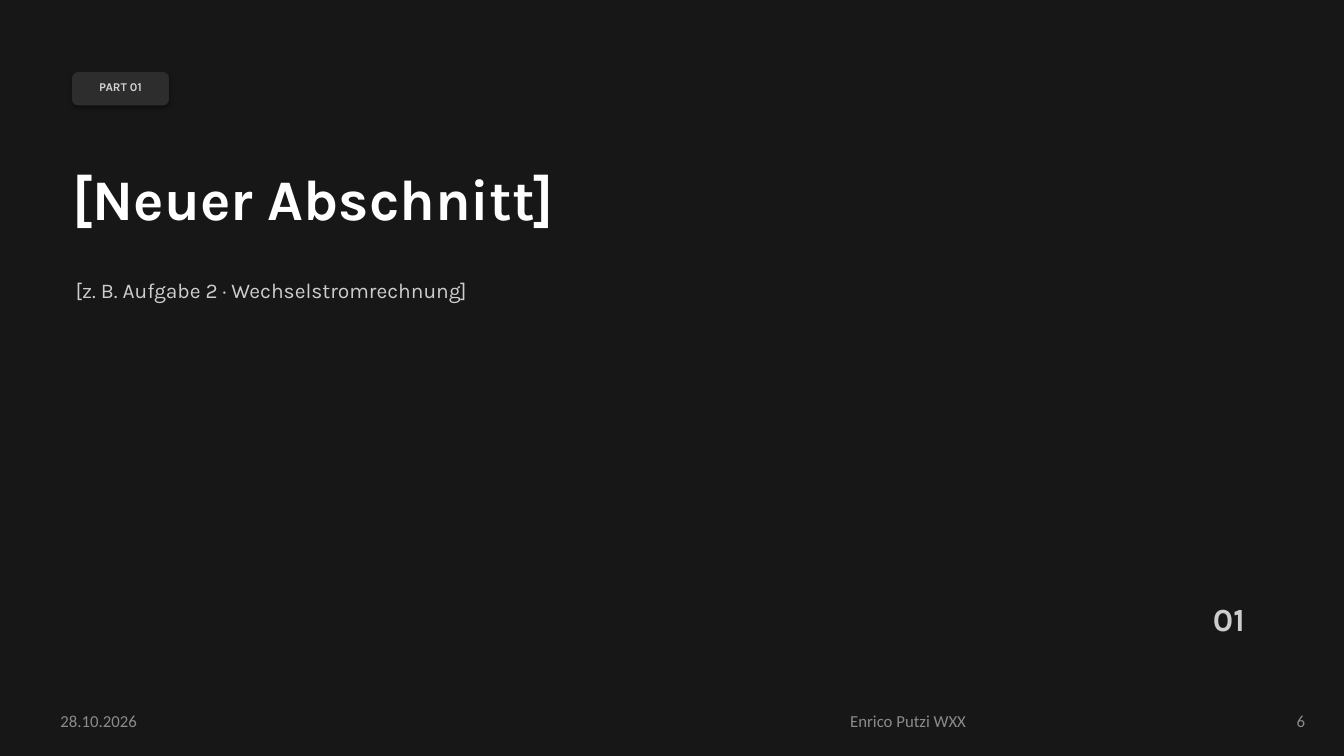
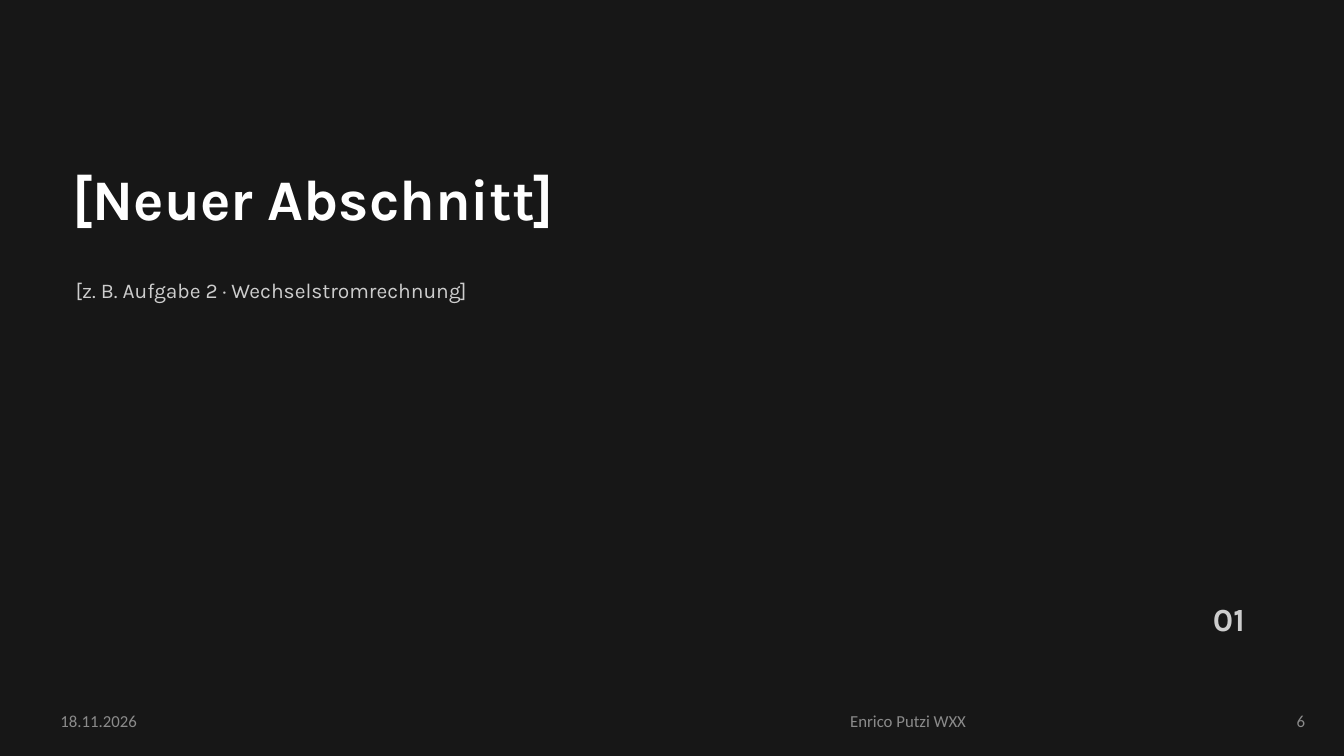
Before and after one commit to eputzi/eputzi.github.io, a slide deck: slide 6 of courses/nus1/files/slides/template.pptx. Drawn at 1344x756 pixels with LibreOffice and Linux fonts; fonts in the diff are those of the drawing. Boxes give left, top, right and bottom in pixels: in the first picture for what was removed or moved away, otherwise in the second. Text is boxed around its words. In the diff, an @@ line names an element or a change of style, - is before the commit and + after.

```diff
--- a/courses/nus1/files/slides/template.pptx
+++ b/courses/nus1/files/slides/template.pptx
@@ rounded rectangle removed at (73, 73, 168, 105) @@
@@ text removed at (99, 83, 142, 91) @@
-PART 01
@@ text at (60, 715, 136, 727): text changed @@
-28.10.2026
+18.11.2026
```
Also in this commit, not shown: 5 other slides changed, 3 other files.
